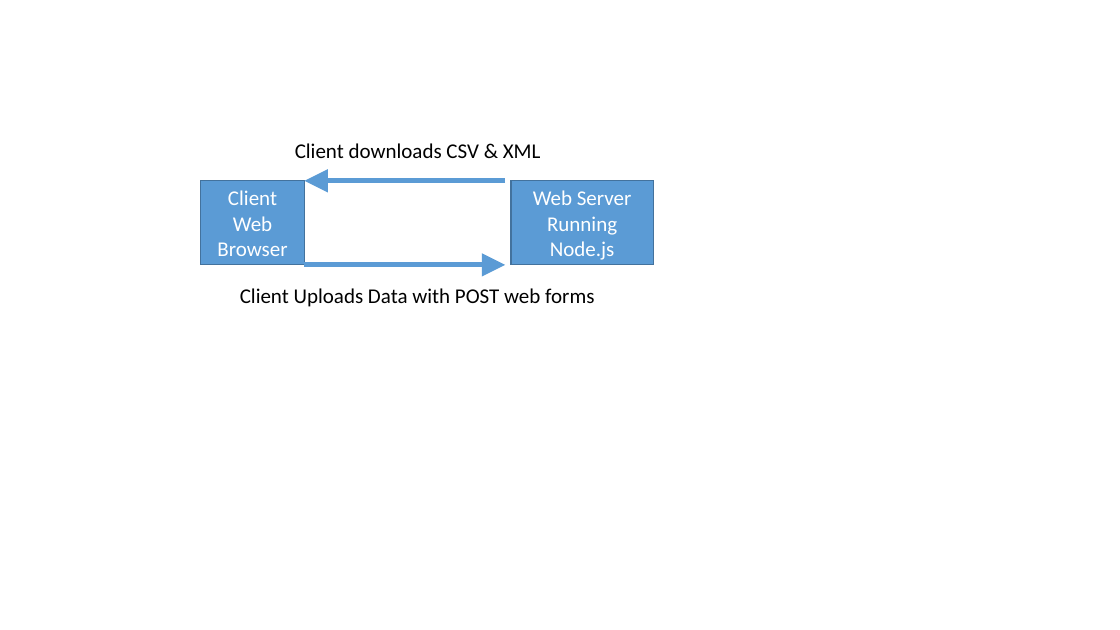
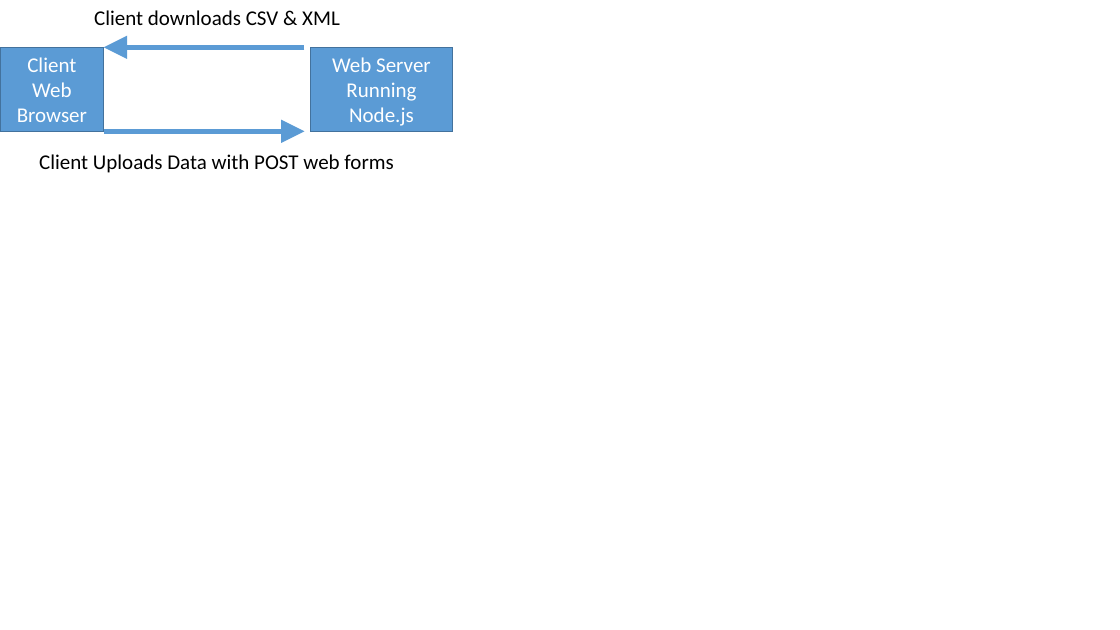
Before and after one commit to christroutner/Collaborative-Geo-Data-v0.1.02, a slide deck: slide 1 of Presentation1.pptx. Drawn at 1120x630 pixels with LibreOffice and Linux fonts; fonts in the diff are those of the drawing. Boxes give left, top, right and bottom in pixels: in the first picture for what was removed or moved away, otherwise in the second. Text is boxed around its words. In the diff, an @@ line names an element or a change of style, - is before the commit and + after.

```diff
--- a/Presentation1.pptx
+++ b/Presentation1.pptx
@@ 2 rectangles, 2 texts, 2 arrows: place and size @@
-2 rectangles, 2 texts, 2 arrows at box(201, 143, 653, 307)
+2 rectangles, 2 texts, 2 arrows at box(0, 10, 452, 173)
```
Also in this commit, not shown: 3 slides added, 2 other files.
